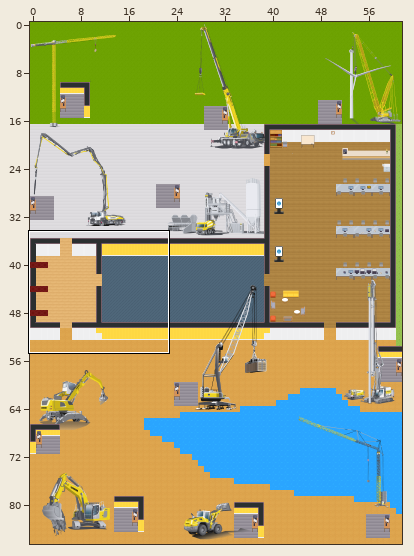
An edit to a level. Tiled map (JSON), map.tmj. Above: a wide view before the commit, with the close-up outlined.
Close-up. Earlier state:
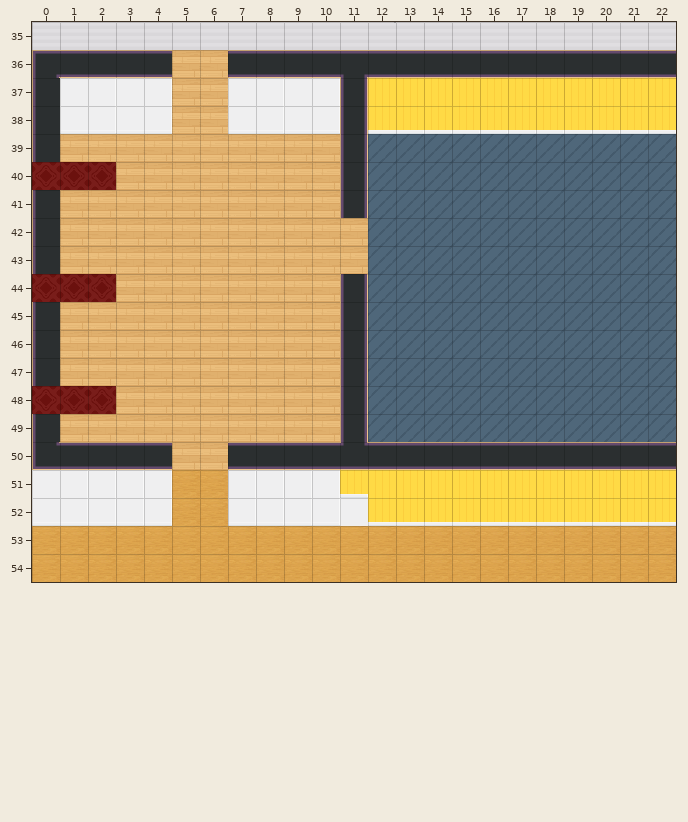
Cells are 32x32 px. Shown: x 0..22, y 35..54. The commit also changed other parts of the map, which this record leaves out.
After:
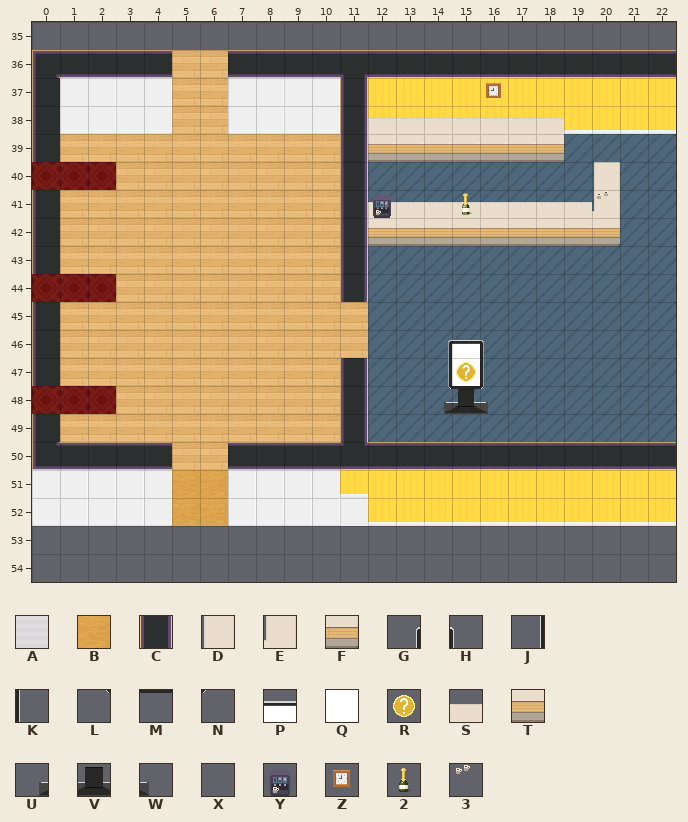
Key: from "Chunk 1": A 5, B 11, C 18, D 81, E 86, F 90; from "Chunk 10": G 251, H 253, J 255; from "Chunk 11": K 1, L 3, M 4, N 5; from "Chunk 2": P 47, Q 55, R 99; from "Chunk 3": S 64, T 77, U 181, V 182, W 183, X 216; from "Chunk 8": Y 125, Z 143, 2 154, 3 173.
_ is an empty cell.
From old to new:
Layer "floor/floor1":
Tile A is removed in row 35 at x 0 to 22.
Tile B is removed in rows 53 to 54 at x 0 to 22.
Layer "walls/walls1":
There is now tile C in rows 42 to 43 at x 11.
Tile C is removed in rows 45 to 46 at x 11.
Layer "furniture/furniture1":
There is now tile D in row 40 at x 20.
There is now tile E in row 41 at x 20.
There is now tile F in row 42 at x 20.
There is now tile S in row 41 at x 12 to 19.
There is now tile T in row 42 at x 12 to 19.
There is now tile U in row 48 at x 14.
There is now tile V in row 48 at x 15.
There is now tile W in row 48 at x 16.
Tile X is removed in row 35 at x 12.
Layer "furniture/furniture2":
There is now tile 2 in row 41 at x 15.
There is now tile 3 in row 41 at x 20.
There is now tile S in row 38 at x 12 to 18.
There is now tile T in row 39 at x 12 to 18.
There is now tile Y in row 41 at x 12.
There is now tile Z in row 37 at x 16.
Layer "above/above1":
There is now tile G in row 46 at x 14.
There is now tile H in row 46 at x 16.
There is now tile J in row 47 at x 14.
There is now tile K in row 47 at x 16.
There is now tile L in row 48 at x 14.
There is now tile M in row 48 at x 15.
There is now tile N in row 48 at x 16.
There is now tile P in row 46 at x 15.
There is now tile Q in row 47 at x 15.
Layer "above/above2":
There is now tile R in row 47 at x 15.
Where, in picture pixels (left, top, right, bottom), the same in both close-ups:
removed: (32, 22, 676, 50)
added: (368, 83, 564, 162)
added: (340, 162, 620, 274)
removed: (340, 302, 368, 358)
added: (444, 340, 488, 414)
removed: (32, 526, 676, 582)
